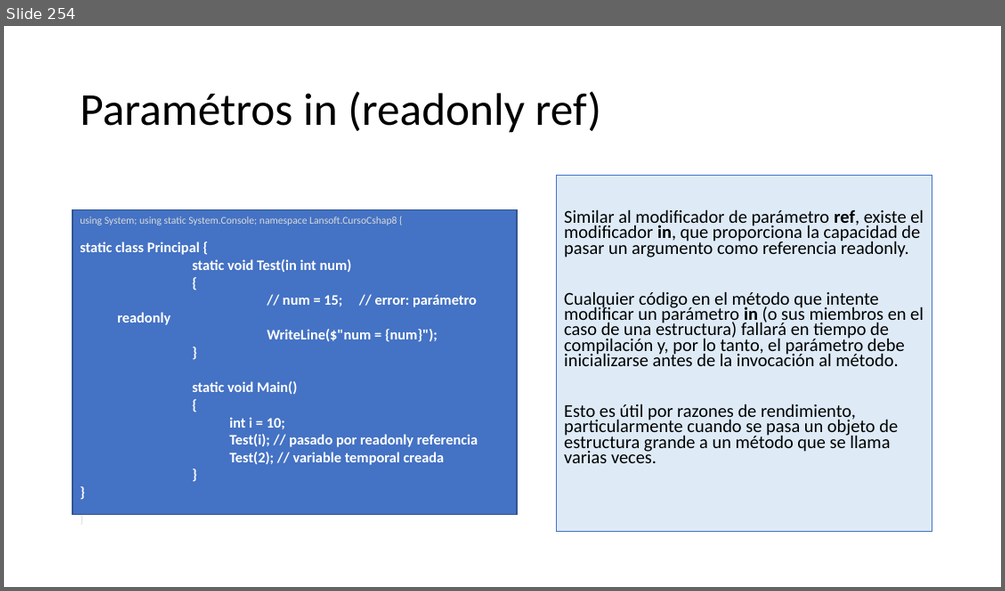
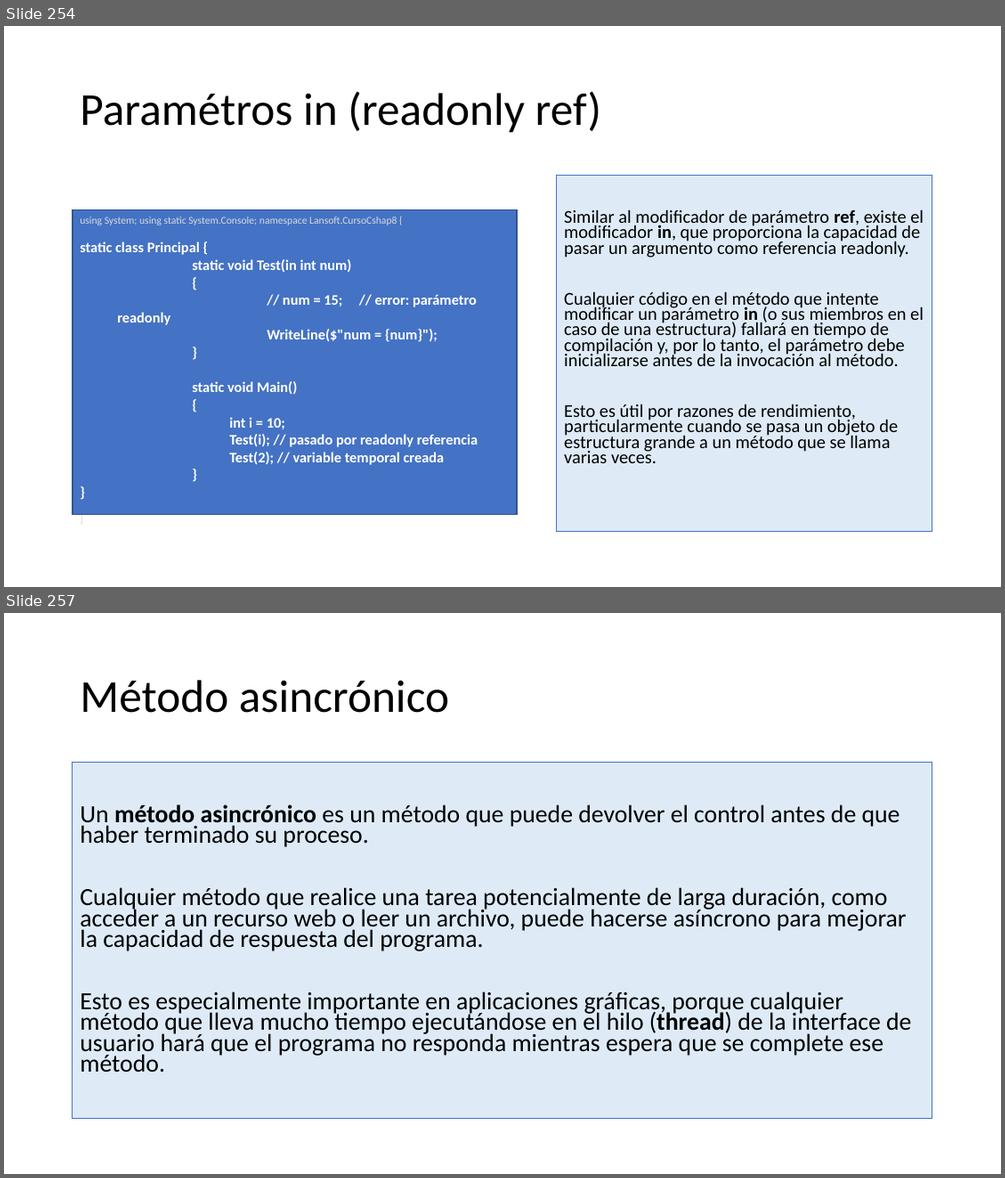
Before and after one commit to AlbertOsinaga/CursoCSharp__8, a slide deck: CSharpQuickReferencia.pptx. Shown one above the other, each under a label of ours: slide 254 before the commit, slides 254 and 257 after it; the slides between them are not shown. The pictures are 1005x591 and 1005x1178 pixels, drawn with LibreOffice and Linux fonts; fonts in the diff are those of the drawing. Boxes give left, top, right and bottom in pixels: in the first picture for what was removed or moved away, otherwise in the second. Text is boxed around its words. In the diff, an @@ line names an element or a change of style, - is before the commit and + after.

```diff
--- a/CSharpQuickReferencia.pptx
+++ b/CSharpQuickReferencia.pptx
@@ slide 257 added at (x1=4, y1=613, x2=1001, y2=1174), background #FFFFFF @@
@@ title added at (x1=80, y1=680, x2=449, y2=713), 44 pt, text #000000 @@
+Método asincrónico
@@ text added at (x1=73, y1=763, x2=933, y2=1119), fill #DEEBF7, outline #4472C4 0.75 pt, 23.8 pt, text #000000 @@
+Un método asincrónico es un método que puede devolver el control antes de que haber terminado su proceso.
+Cualquier método que realice una tarea potencialmente de larga duración, como acceder a un recurso web o leer un archivo, puede hacerse asíncrono para mejorar la capacidad de respuesta del programa.
+Esto es especialmente importante en aplicaciones gráficas, porque cualquier método que lleva mucho tiempo ejecutándose en el hilo (thread) de la interface de usuario hará que el programa no responda mientras espera que se complete ese método.
```
Also in this commit, not shown: 1 slide changed, 5 other slides added.
